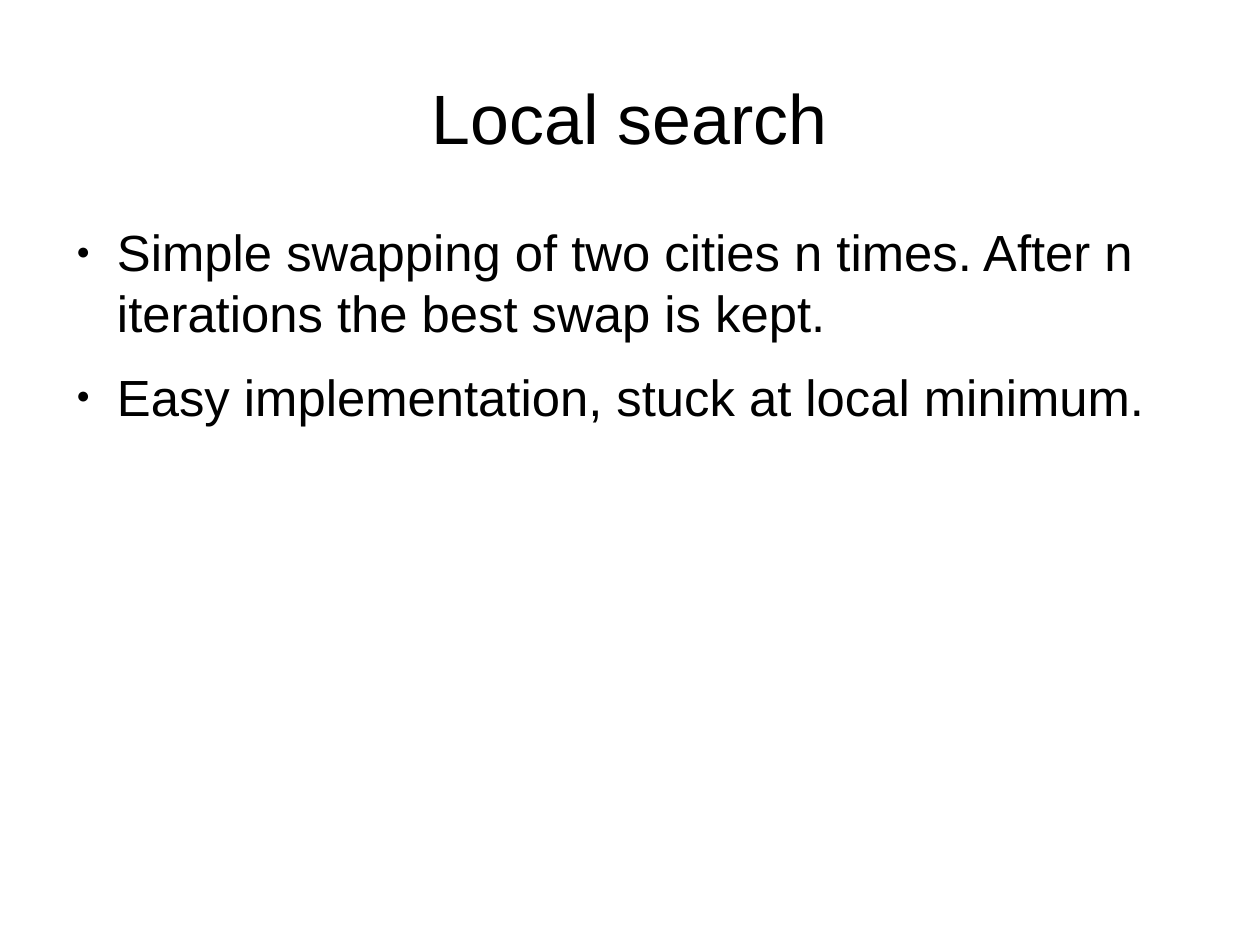
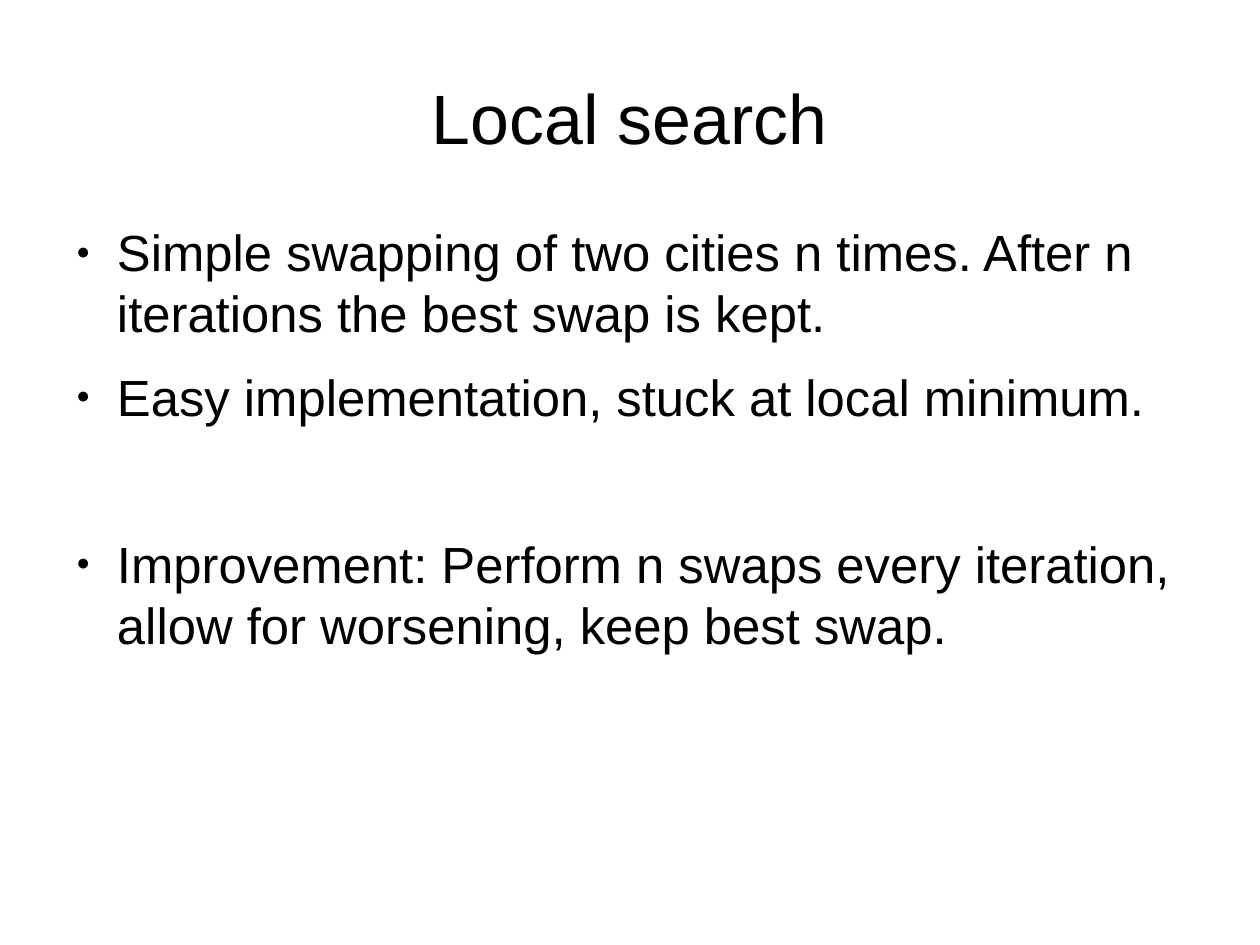
Before and after one commit to silverjoda/Joda_research, a slide deck: slide 6 of EOA/bia_latex_template/prez.odp. Drawn at 1260x945 pixels with LibreOffice and Linux fonts; fonts in the diff are those of the drawing. Boxes give left, top, right and bottom in pixels: in the first picture for what was removed or moved away, otherwise in the second. Text is boxed around its words. In the diff, an @@ line names an element or a change of style, - is before the commit and + after.

```diff
--- a/EOA/bia_latex_template/prez.odp
+++ b/EOA/bia_latex_template/prez.odp
@@ text at [117, 546, 1170, 654]: paragraph added @@
+● Improvement: Perform n swaps every iteration, allow for worsening, keep best swap.
```
Also in this commit, not shown: 3 other slides changed, 9 other files.
